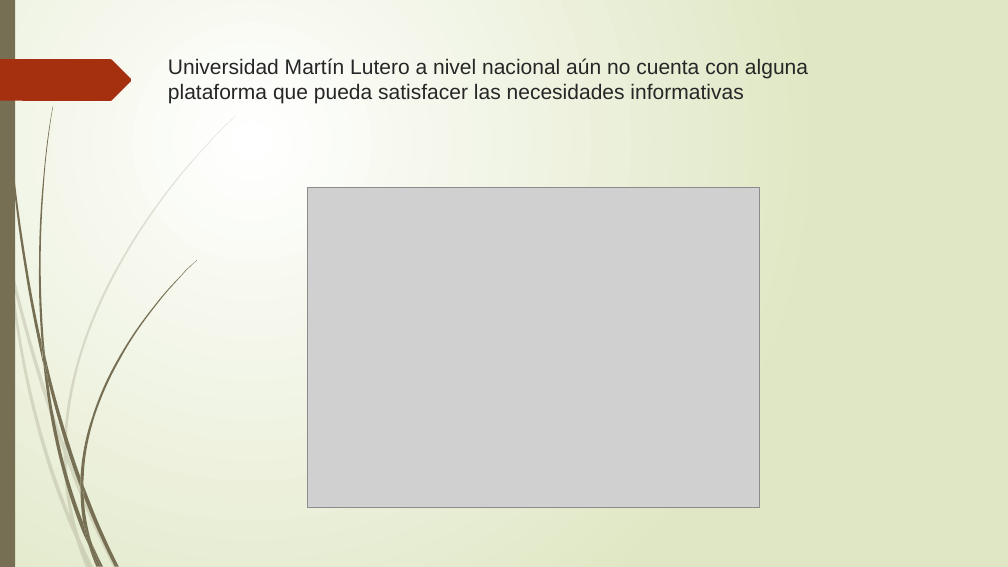
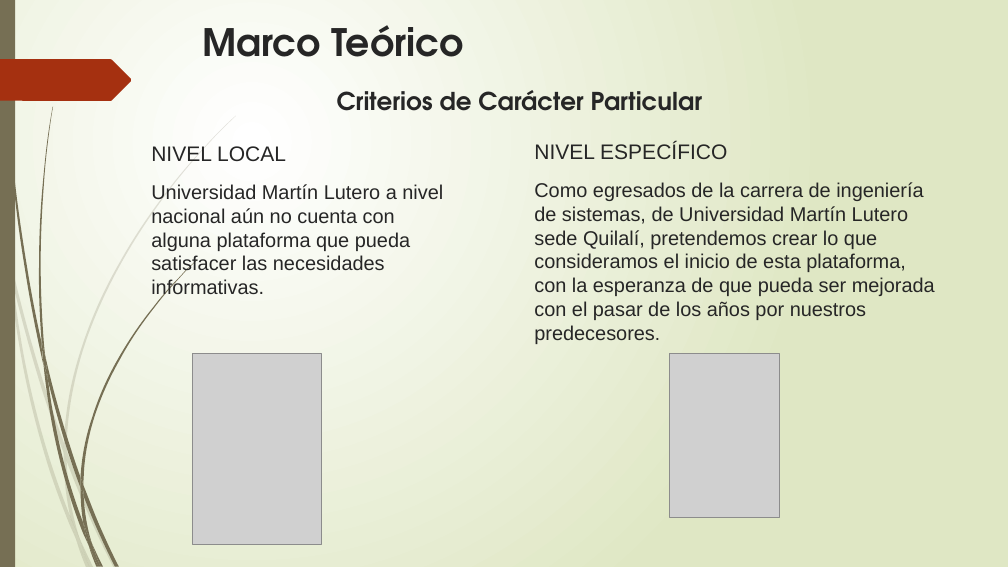
Before and after one commit to francha23/sistema-de-notas, a slide deck: slide 9 of Presentacion/El principio de la sabiduría es el temor.pptx (slide 10 before the commit). Drawn at 1008x567 pixels with LibreOffice and Linux fonts; fonts in the diff are those of the drawing; grey boxes stand for pictures. Boxes give left, top, right and bottom in pixels: in the first picture for what was removed or moved away, otherwise in the second. Text is boxed around its words. In the diff, an @@ line names an element or a change of style, - is before the commit and + after.

```diff
--- a/Presentacion/El principio de la sabiduría es el temor.pptx
+++ b/Presentacion/El principio de la sabiduría es el temor.pptx
@@ text added at [202,25,463,57], 36 pt, text #262626, bold @@
+Marco Teórico
@@ text added at [337,90,702,111], 23.4 pt, text #262626, bold @@
+Criterios de Carácter Particular
@@ title at [151,146,443,299]: text changed; size 20 to 19 pt @@
-Universidad Martín Lutero a nivel nacional aún no cuenta con alguna plataforma que pueda satisfacer las necesidades informativas
+NIVEL LOCAL
+Universidad Martín Lutero a nivel nacional aún no cuenta con alguna plataforma que pueda satisfacer las necesidades informativas.
@@ text added at [534,143,935,344], 19 pt, text #262626 @@
+NIVEL ESPECÍFICO
+Como egresados de la carrera de ingeniería de sistemas, de Universidad Martín Lutero sede Quilalí, pretendemos crear lo que consideramos el inicio de esta plataforma, con la esperanza de que pueda ser mejorada con el pasar de los años por nuestros predecesores.
@@ picture removed at [308,188,759,508] @@
@@ picture added at [193,353,321,544] @@
@@ picture added at [670,353,780,517] @@
```
Also in this commit, not shown: 9 other slides changed, 1 slide removed.
